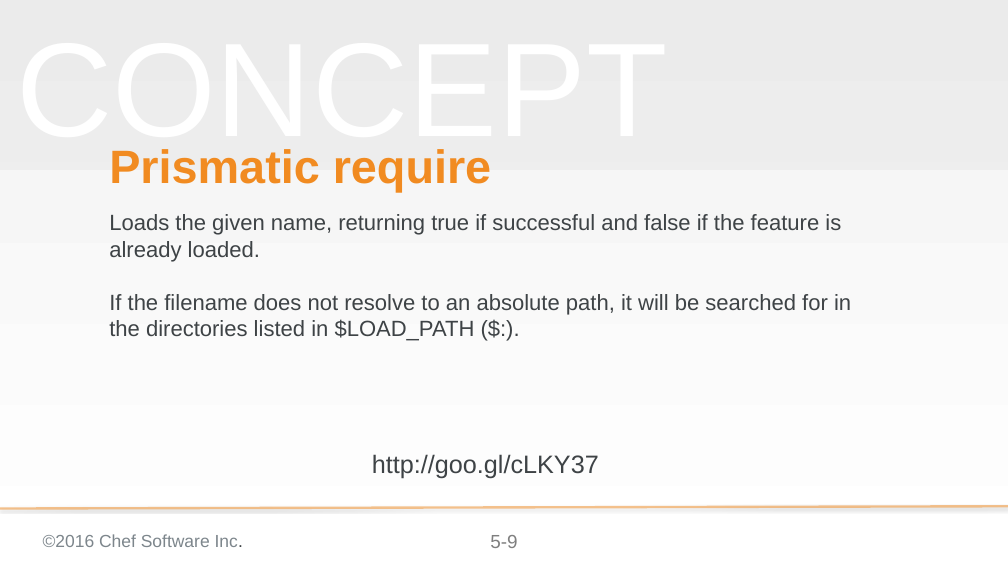
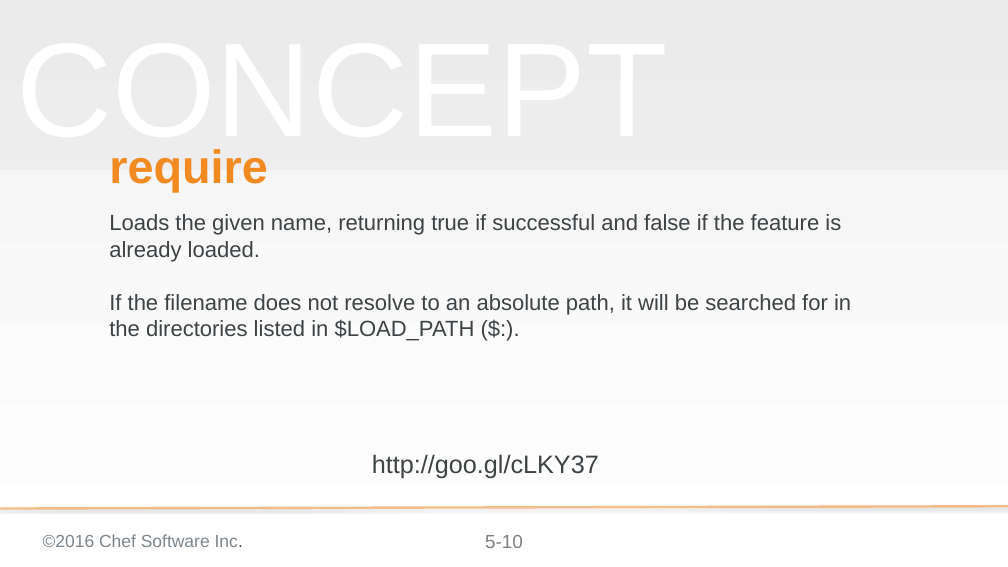
Before and after one commit to chef-training/elegant_tests, a slide deck: slide 10 of 05-def_method.pptx (slide 9 before the commit). Drawn at 1008x567 pixels with LibreOffice and Linux fonts; fonts in the diff are those of the drawing; background and template pictures are left out. Boxes give left, top, right and bottom in pixels: in the first picture for what was removed or moved away, otherwise in the second. Text is boxed around its words. In the diff, an @@ line names an element or a change of style, - is before the commit and + after.

```diff
--- a/05-def_method.pptx
+++ b/05-def_method.pptx
@@ title at (109, 149, 267, 193): text changed @@
-Prismatic require
+require
@@ page number at (485, 535, 523, 548): text changed @@
-5-9
+5-10
```
Also in this commit, not shown: 7 other slides changed, 2 slides added, 6 other files.
